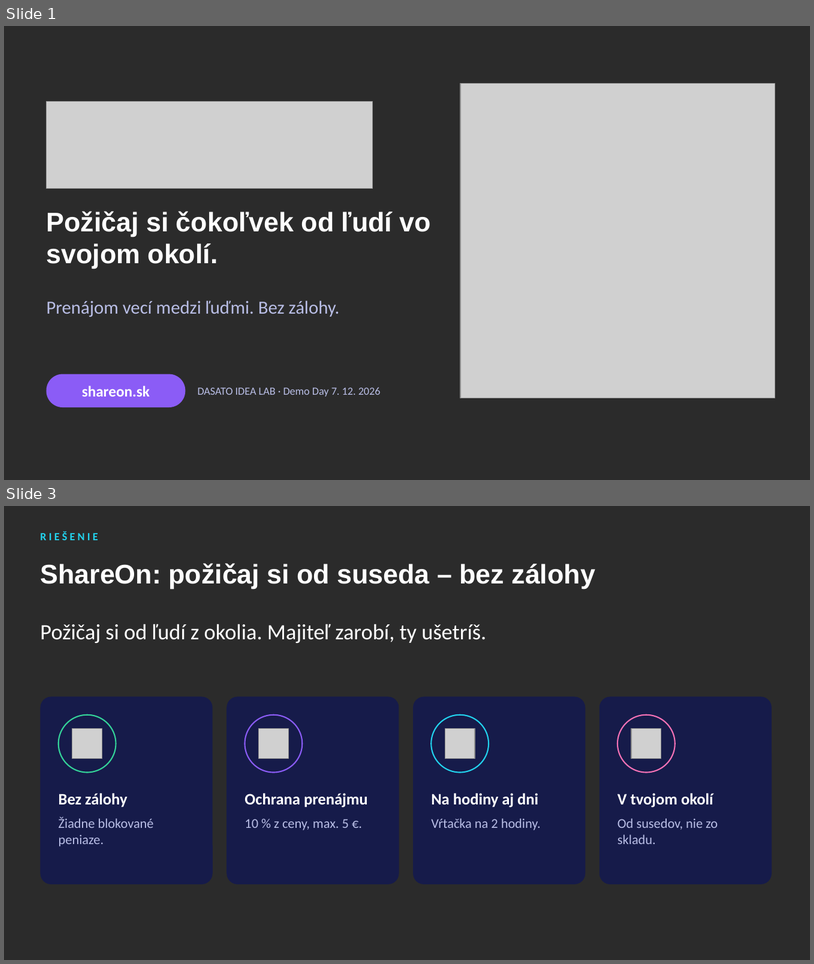
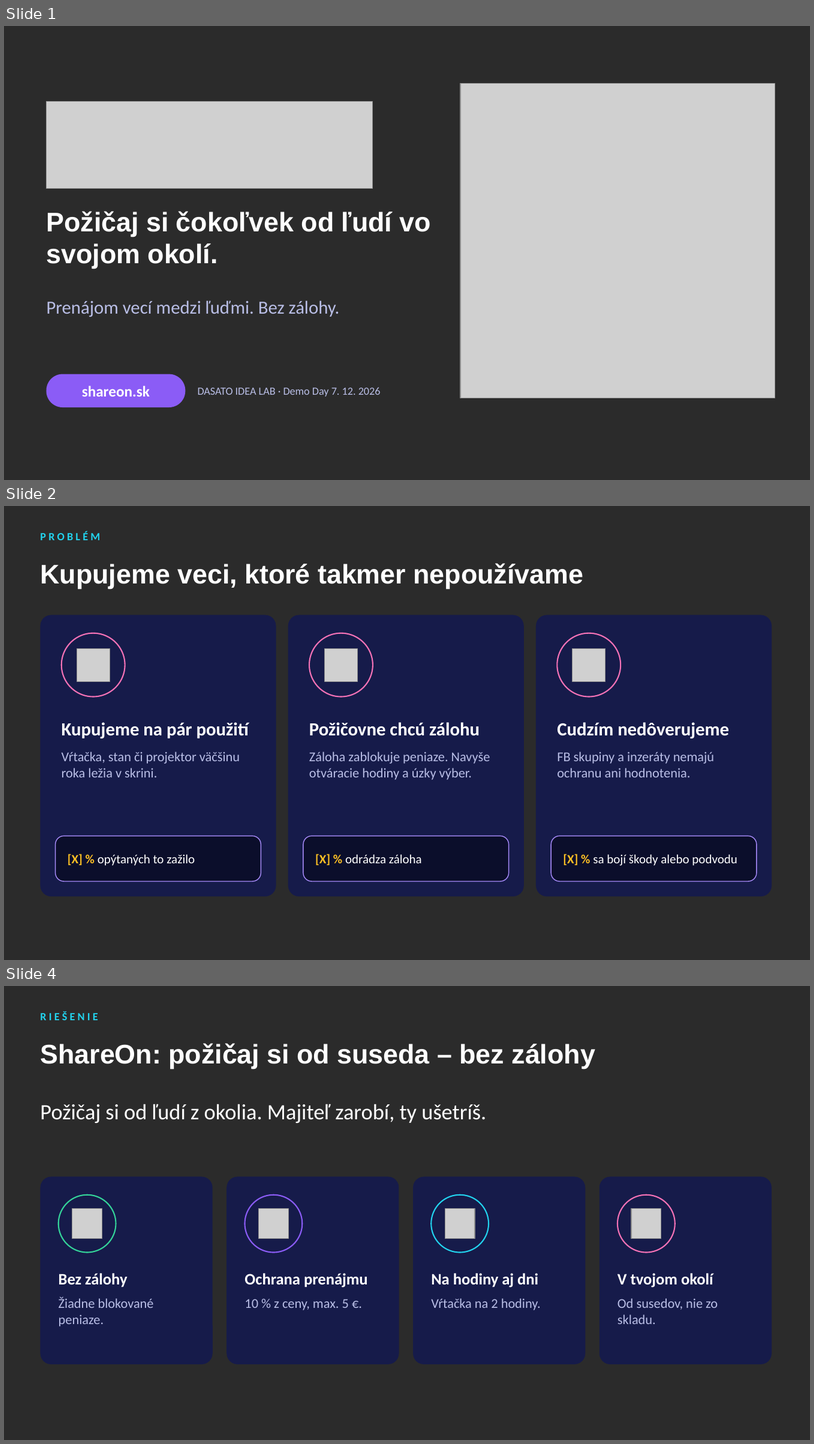
Before and after one commit to samueljurik5-web/shareon, a slide deck: docs/pitch/ShareOn-pitch-deck.pptx. Shown one above the other, each under a label of ours: slides 1 and 3 before the commit, slides 1, 2 and 4 after it; the slides between them are not shown. The pictures are 814x964 and 814x1444 pixels, drawn with LibreOffice and Linux fonts; fonts in the diff are those of the drawing; grey boxes stand for pictures; background and template pictures are left out; a plain dark background stands for a picture behind light text. Boxes give left, top, right and bottom in pixels: in the first picture for what was removed or moved away, otherwise in the second. Text is boxed around its words. In the diff, an @@ line names an element or a change of style, - is before the commit and + after.

```diff
--- a/docs/pitch/ShareOn-pitch-deck.pptx
+++ b/docs/pitch/ShareOn-pitch-deck.pptx
@@ slide 2 added at (4, 506, 810, 960), background picture (left out) @@
@@ text added at (40, 531, 100, 540), 13 pt, text #22D3EE, bold @@
+PROBLÉM
@@ title added at (40, 563, 584, 589), 32 pt, text #FFFFFF, bold @@
+Kupujeme veci, ktoré takmer nepoužívame
@@ rounded rectangle added at (40, 615, 276, 896), fill #161B4A @@
@@ rounded rectangle added at (288, 615, 524, 896), fill #161B4A @@
@@ rounded rectangle added at (536, 615, 772, 896), fill #161B4A @@
@@ ellipse added at (62, 633, 125, 697), fill #161B4A, outline #F472B6 1.5 pt @@
@@ picture added at (77, 648, 110, 681) @@
@@ ellipse added at (309, 633, 373, 697), fill #161B4A, outline #F472B6 1.5 pt @@
@@ picture added at (324, 648, 358, 681) @@
@@ ellipse added at (558, 633, 621, 697), fill #161B4A, outline #F472B6 1.5 pt @@
@@ picture added at (573, 648, 606, 681) @@
@@ text added at (62, 722, 249, 739), 22 pt, text #FFFFFF, bold @@
+Kupujeme na pár použití
@@ text added at (309, 722, 480, 736), 22 pt, text #FFFFFF, bold @@
+Požičovne chcú zálohu
@@ text added at (557, 722, 729, 739), 22 pt, text #FFFFFF, bold @@
+Cudzím nedôverujeme
@@ text added at (62, 751, 240, 777), 16 pt, text #B9BEE6 @@
+Vŕtačka, stan či projektor väčšinu roka ležia v skrini.
@@ text added at (309, 751, 491, 780), 16 pt, text #B9BEE6 @@
+Záloha zablokuje peniaze. Navyše otváracie hodiny a úzky výber.
@@ text added at (557, 751, 714, 777), 16 pt, text #B9BEE6 @@
+FB skupiny a inzeráty nemajú ochranu ani hodnotenia.
@@ rounded rectangle added at (56, 835, 261, 881), fill #0B0E2B, outline #A78BFA 1 pt @@
@@ rounded rectangle added at (303, 835, 509, 881), fill #0B0E2B, outline #A78BFA 1 pt @@
@@ rounded rectangle added at (551, 835, 757, 881), fill #0B0E2B, outline #A78BFA 1 pt @@
@@ text added at (68, 853, 195, 865), 15 pt, text #FFFFFF @@
+[X] % opýtaných to zažilo
@@ text added at (315, 853, 422, 865), 15 pt, text #FFFFFF @@
+[X] % odrádza záloha
@@ text added at (563, 853, 737, 865), 15 pt, text #FFFFFF @@
+[X] % sa bojí škody alebo podvodu
@@ what was slide 3 is now slide 4 @@
```
Also in this commit, not shown: 4 slides changed, 5 other slides added, 2 slides removed, 1 other file.
